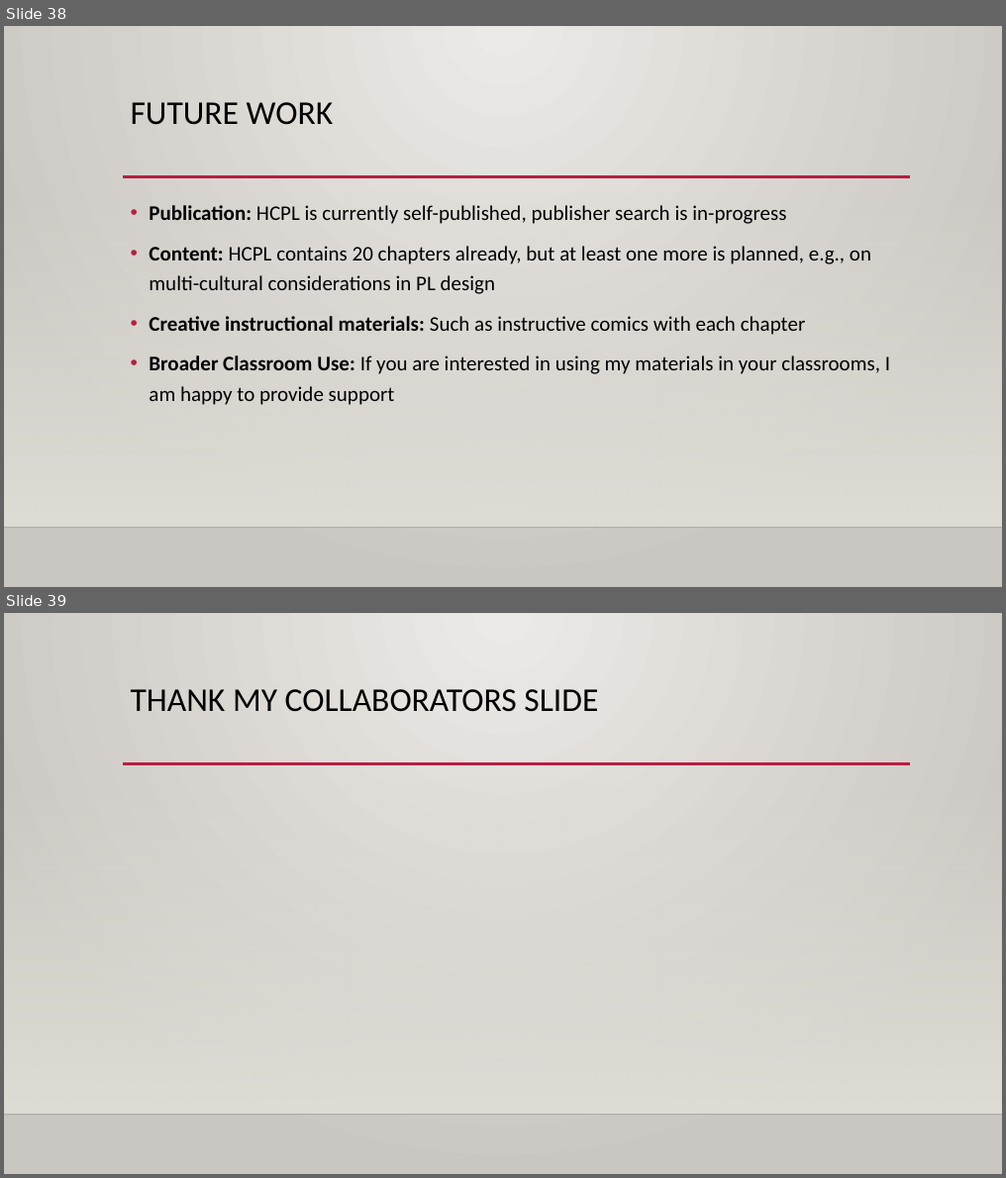
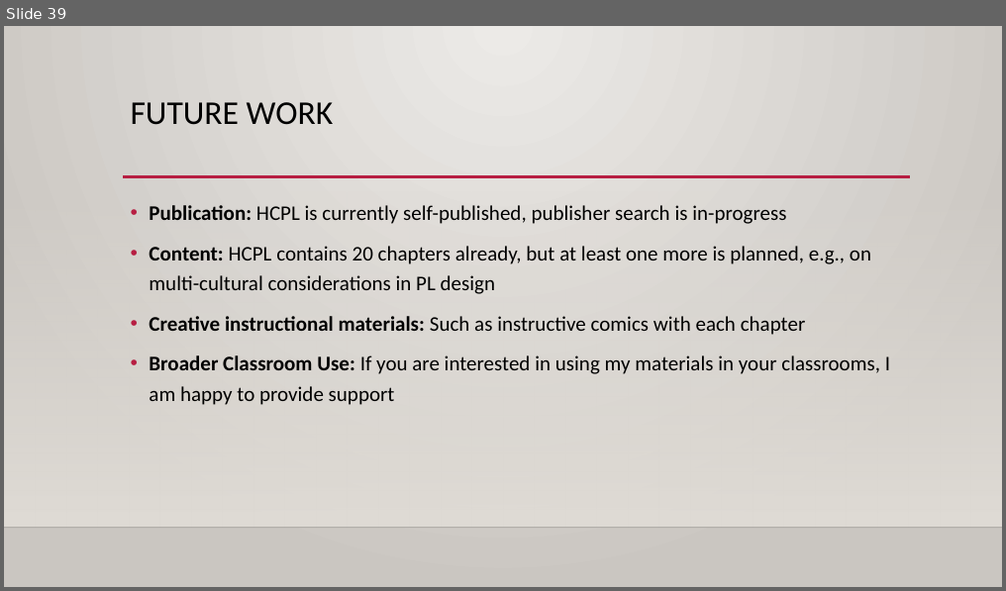
Before and after one commit to rbohrer/pl-course, a slide deck: hcpl/tfpie24.pptx. Shown one above the other, each under a label of ours: slides 38 and 39 before the commit, slide 39 after it. The pictures are 1006x1178 and 1006x591 pixels, drawn with LibreOffice and Linux fonts; fonts in the diff are those of the drawing; background and template pictures are left out. Boxes give left, top, right and bottom in pixels: in the first picture for what was removed or moved away, otherwise in the second. Text is boxed around its words. In the diff, an @@ line names an element or a change of style, - is before the commit and + after.

```diff
--- a/hcpl/tfpie24.pptx
+++ b/hcpl/tfpie24.pptx
@@ slide 39 removed at box(4, 613, 1002, 1174), background gradient #ECEAE7 to #CAC7C1; not listed: 3 template elements that a slide beside it also shows @@
@@ title removed at box(131, 689, 598, 712) @@
-THANK MY COLLABORATORS SLIDE
@@ what was slide 38 is now slide 39 @@
```
Also in this commit, not shown: 6 slides changed, 2 slides added.
